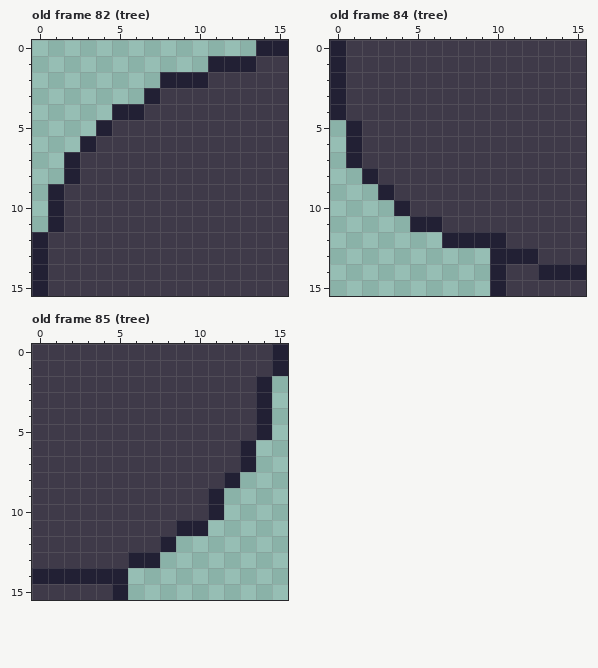
A pixel-art file gets an edit: art/standard_tileset.aseprite. The picture above is the old version.
16x16 pixels, 92 frames. Shown: old frame 82 (tree), old frame 84 (tree), old frame 85 (tree). The commit also changed other frames, which this record leaves out.
After the commit:
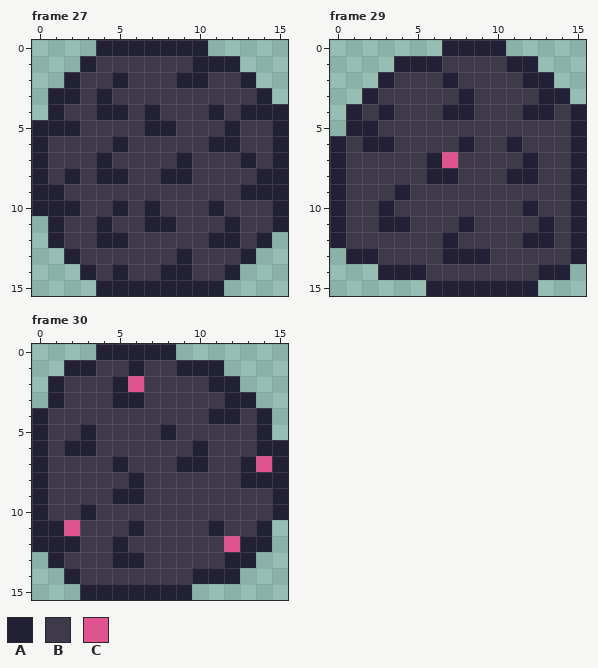
Palette (. is transparent): A #222034  B #3f3a49  C #df538e
Changes in this commit:
frames 92 -> 30
layer "Layer 2" removed
Changed rows in their new state; - is an unchanged pixel.
Frame 27 against old frame 82 (tree):
first column x 0:
 0 ----AAAAAAA---..
 1 ---ABBBBBBA--...
 2 --ABBABBB----A..
 3 -AABABBB------A.
 4 -ABBA-BA---A-AAA
 5 AAABB--AA---A--A
 6 ABBB-A-----AA--A
 7 ABB-A----A---A-A
 8 AB--AA--AA----AA
 9 A------------AAA
10 A-A--A-A---A---A
11 ----A--AA---A--A
12 .A--AA-----AA-A.
13 ..A------A---A..
14 ...A-A--AA--A...
15 ....AAAAAAAA....
Frame 29 against old frame 84 (tree):
first column x 0:
 0 .......AAAA.....
 1 ....AAA----AA...
 2 ...A---A----AA..
 3 ..A-----A----AA.
 4 .A-A---AA---AA-A
 5 --A------------A
 6 ABAA----A--A---A
 7 AB----AC----A--A
 8 ABB---AA---AA--A
 9 ABBBA----------A
10 ABBAB-------A--A
11 ABBAABB-A----A-A
12 ABBBBBB-BBB-AA-A
13 -AABBBBAAABBB--A
14 ---AAABBBBB----.
15 ------AAAA-AA...
Frame 30 against old frame 85 (tree):
first column x 0:
 0 ....AAAAA.......
 1 ..AA--A--AAA....
 2 .A---AC----AA..-
 3 .A---AA-----AA.-
 4 A----------AA---
 5 A--A----A-------
 6 A-AA------A--BAA
 7 A----A---AA---CA
 8 A-----A-----BAAA
 9 A----AA----BBBBA
10 A--A-------BBBBA
11 AAC---A--BBABBA-
12 AAA--A--BBBBCAA-
13 .A---A-BBBBBAA--
14 ..-BBBBBBBAAA---
15 ...AA-AAAA------
Boxes around the changes in both pictures, in picture pixels (x1, y1, x2, y2):
changed: (32, 40, 288, 296)
changed: (330, 40, 586, 296)
changed: (32, 344, 288, 600)
